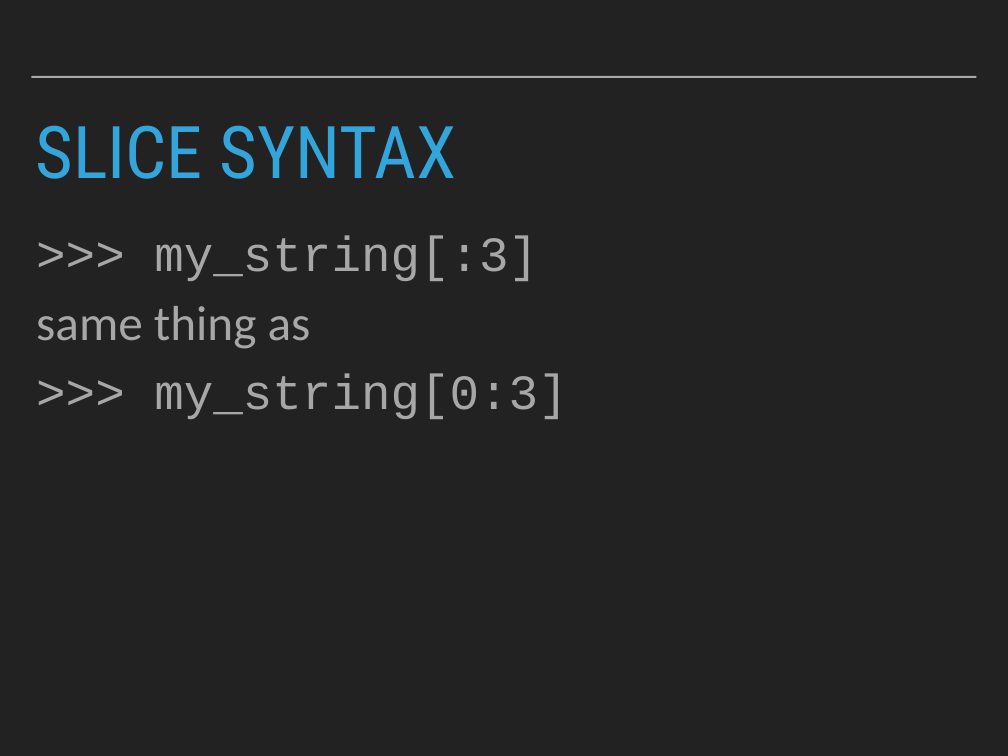
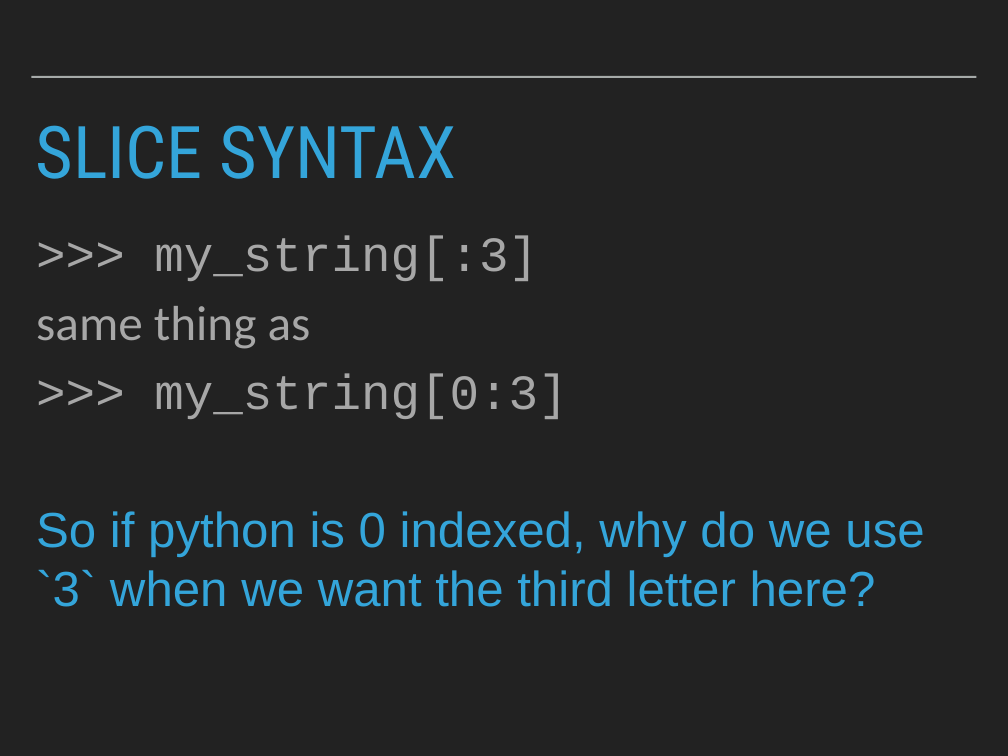
Before and after one commit to patricks1/python-for-data-science, a slide deck: slide 45 of Session01/Session1_Slides.pptx. Drawn at 1008x756 pixels with LibreOffice and Linux fonts; fonts in the diff are those of the drawing. Boxes give left, top, right and bottom in pixels: in the first picture for what was removed or moved away, otherwise in the second. Text is boxed around its words. In the diff, an @@ line names an element or a change of style, - is before the commit and + after.

```diff
--- a/Session01/Session1_Slides.pptx
+++ b/Session01/Session1_Slides.pptx
@@ text at <box>36,511,924,607</box>: paragraph added @@
+So if python is 0 indexed, why do we use `3` when we want the third letter here?
```
Also in this commit, not shown: 2 other slides changed, 1 slide added, 1 other file.
